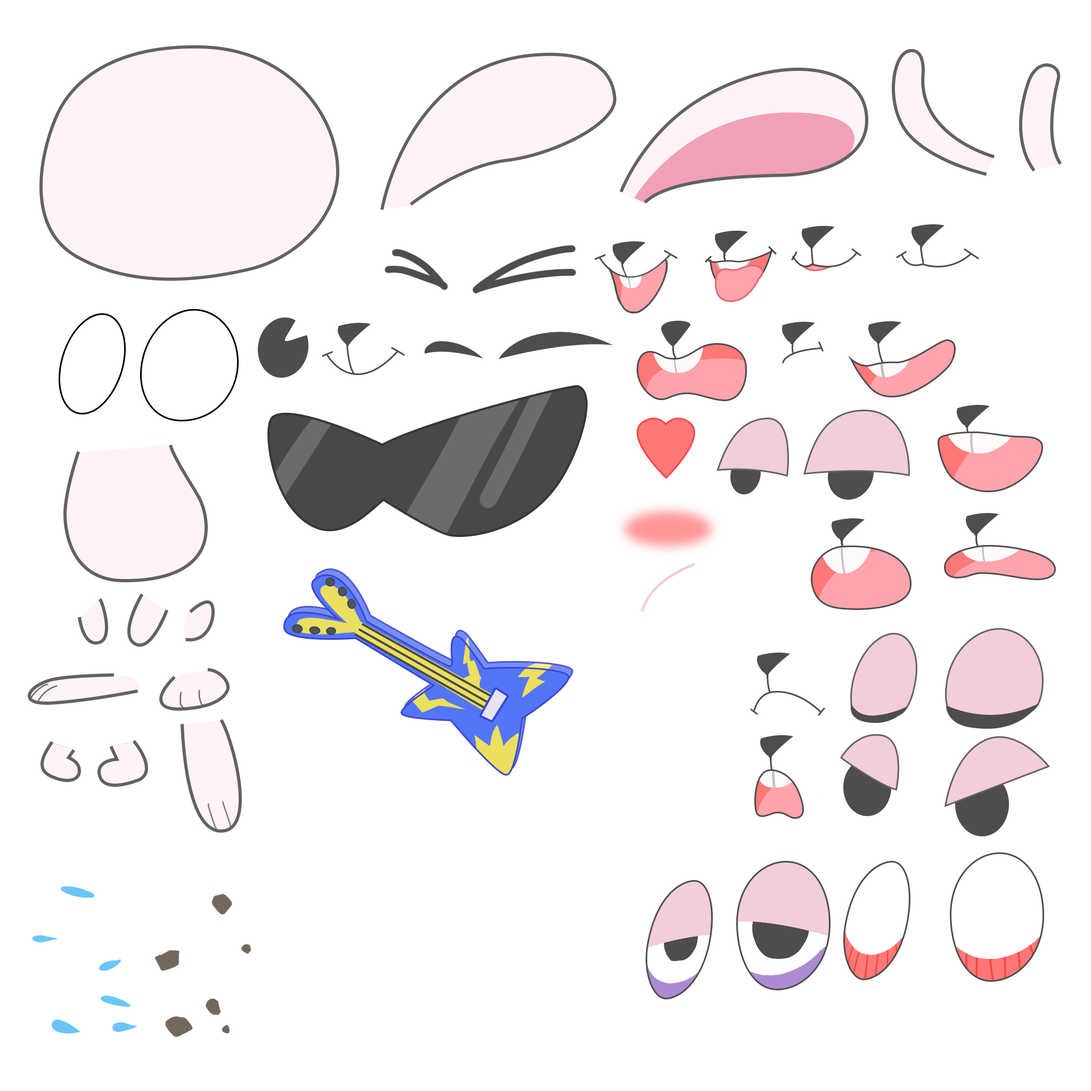
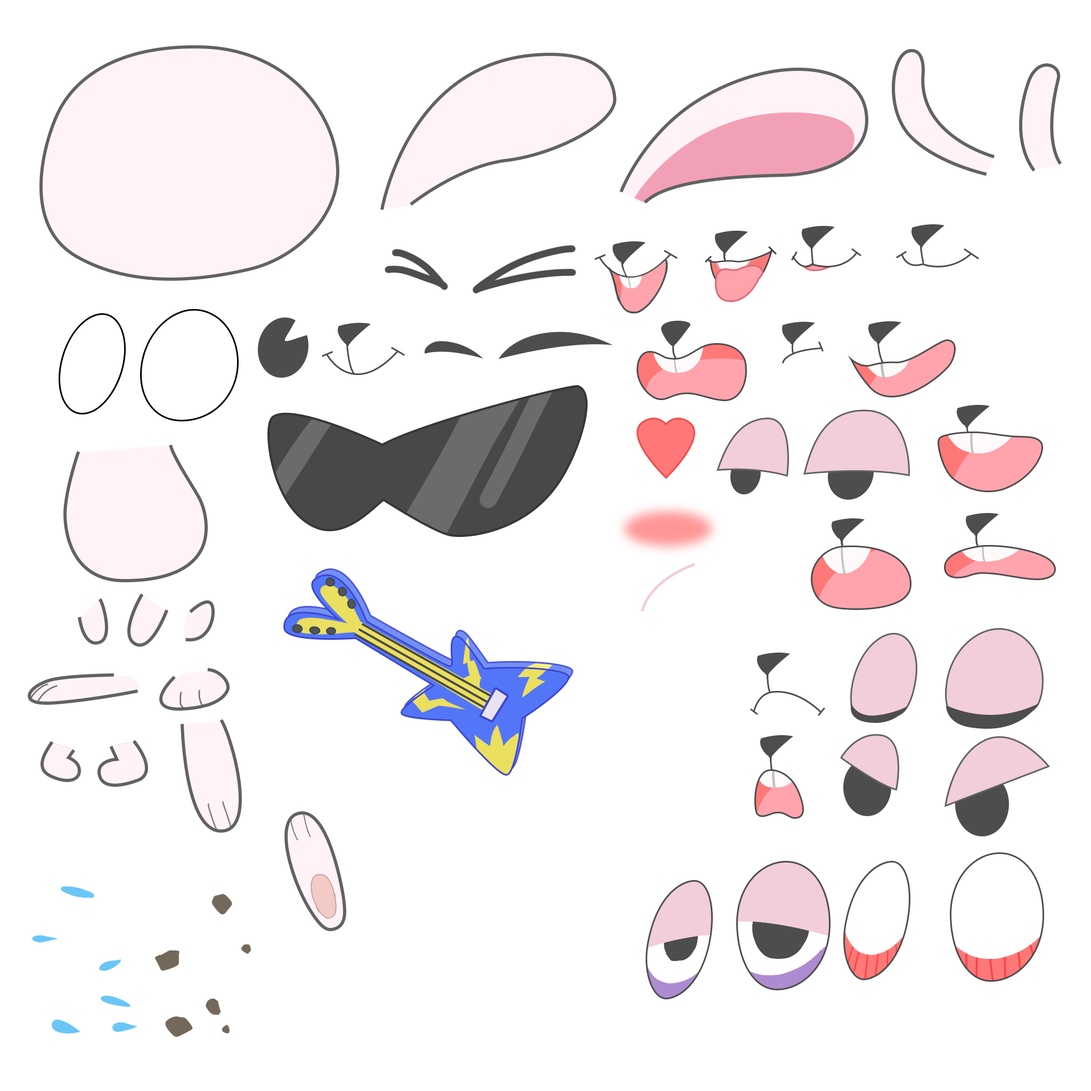
The second 1091 x 1091 image is a revision of the first. Changes to its layers:
painted on "Shape 37" over [894, 50, 996, 176]
added layer "Layer 23" in group "rabbit copy" over [289, 811, 337, 920]
added layer "Layer 24" in group "rabbit copy" over [311, 875, 336, 919]
added layer "Shape 39" in group "rabbit copy" over [284, 811, 347, 932]
